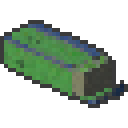
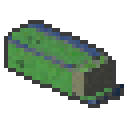
Layered file, before and after one edit (128x128). Changes by layer:
renamed "metal" to "Pasted Layer", painted on it over (0, 32, 128, 92)
